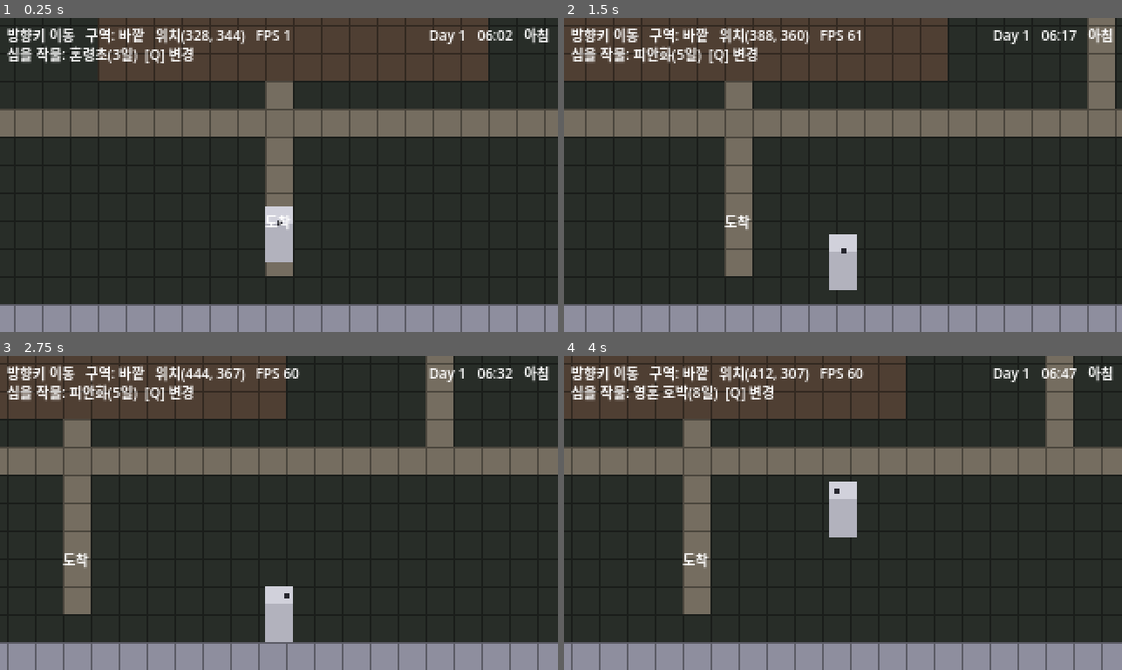
Above: before the commit, frames 1-4 (two rows, left to right).
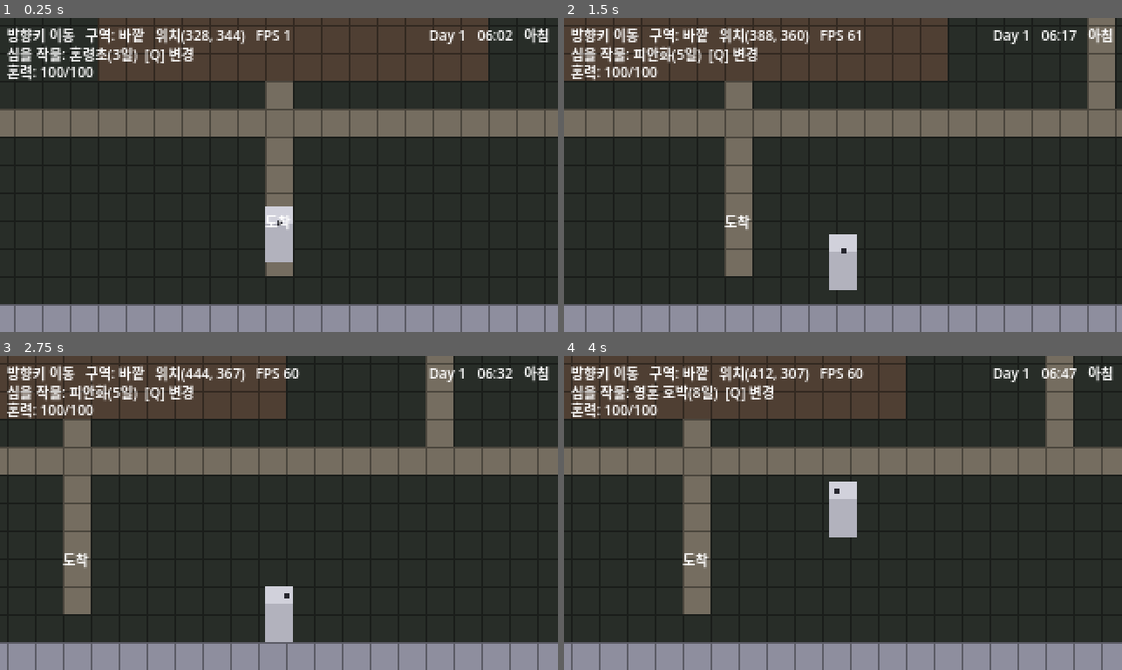
Above: after the commit, the same moments.

Repository: JeffKM/naraka-valley
Game: Godot game, scene res://main.tscn
The game is run twice, just before and just after one commit, with the same random seed, the same clock (stepped at 60 frames per second) and the same inputs.
Inputs:
- Up to frame 1 (0.25 s): no input
- Up to frame 2 (1.5 s): tap Enter (ui_accept) at 0.5, 0.77 s; hold Right (ui_right) 0.53-1.28 s; tap E (interact) at 0.6 s; hold Down (ui_down) from 1.28 s (still down); tap Q (cycle_crop) at 1.35 s
- Up to frame 3 (2.75 s): tap Enter (ui_accept) at 1.52 s; tap E (interact) at 1.55, 2.1 s; release Down (ui_down) at 2.03 s; hold Right (ui_right) from 2.03 s (still down)
- Up to frame 4 (4 s): release Right (ui_right) at 2.78 s; hold Up (ui_up) 2.78-3.53 s; tap E (interact) at 2.85, 3.8 s; tap Enter (ui_accept) at 3.02, 3.77 s; hold Left (ui_left) from 3.53 s (still down); tap Q (cycle_crop) at 3.6 s

The runs differ from the first frame. In frame 1, 0.3% of the frame differs, in the area x 1-17%, y 14-20%; in frame 2, 0.3%; in frame 3, 0.3%; in frame 4, 0.3%.

Commit message:
✨ feat: T2.4 혼력(에너지) 행동당 소모 + 취침 회복 — 농사 루프에 자원 압박
밭 행동마다 혼력이 줄고, 바닥나면 행동이 막히며, 취침하면 가득 찬다
(ADR-0001 그레이박스, CONTEXT '혼력').

- energy.gd(SoulEnergy 노드): 혼력이라는 단일 책임 + changed/depleted 시그널.
  clock.gd·field.gd와 같은 결. 상태는 정수 current 하나라 T2.5 세이브에 그대로 직렬화.
- 소모: 행동 한 번당 COST_PER_ACTION(10) 고정. CONTEXT대로 단순 규칙 시작, 밸런싱은 후속.
- 막힘: MAX(100)가 COST 배수 → 딱 10회 행동 후 정확히 0 → can_act() false로
  main이 interact 차단(음수 방지). 안내가 '혼력 부족 — 집에서 취침'으로 전환.
- 회복: GameClock.day_advanced → refill(). 작물 성장(advance_day)과 같은 훅에 디커플링.
- HUD: 좌상단 '혼력 NN/100', 바닥 시 '지쳤다(취침 필요)'.

헤드리스 단위검증(가득→0→막힘·음수방지→회복, depleted 1회, changed 카운트)
+ 통합 빌드 임포트 에러·경고 0 통과.

Co-Authored-By: Claude Opus 4.8 (1M context) <noreply@anthropic.com>

Diff:
--- /dev/null
+++ b/game/energy.gd
@@ -0,0 +1,46 @@
+extends Node
+class_name SoulEnergy
+# T2.4 — 혼력(에너지): 행동당 소모 + 취침 회복.
+#
+# 목적: "행동 시 혼력이 줄고, 0이면 행동이 막히며, 취침하면 가득 찬다"를
+#       회색 UI만으로 검증한다(ADR-0001 그레이박스, CONTEXT '혼력').
+#
+# 설계 메모:
+#   - clock.gd(GameClock)·field.gd(FarmField)와 같은 결: 이 노드는 "혼력"이라는
+#     단일 책임만 가진다. 화면 표시(HUD)·소모 트리거(밭 상호작용)·회복 트리거
+#     (취침)는 main.gd가 맡고, 여기서는 상태(현재 혼력)와 시그널만 제공한다.
+#   - 회복 트리거: GameClock.day_advanced에 main이 refill()을 연결한다(시그널
+#     디커플링). 작물 성장(T2.3 advance_day)과 같은 훅에 나란히 붙는다.
+#   - CONTEXT '혼력'대로 첫 슬라이스는 "행동당 고정 소모"라는 단순 규칙으로 시작한다.
+#     어느 행동이 얼마를 쓰는지(또는 무료인지)의 차등·밸런싱은 후속(T4.3).
+#     MAX는 COST의 배수(100 = 10×10)라, 딱 10번 행동하면 정확히 0이 되어 막힌다
+#     ("0이면 행동이 막힌다"는 완료기준이 깔끔히 성립).
+#   - T2.5 세이브/로드 — 상태가 정수 current 하나뿐이라 그대로 직렬화된다.
+
+signal changed(current: int, maximum: int)  # 혼력이 바뀐 프레임(main이 HUD 갱신)
+signal depleted()                            # 한 동작 비용도 못 낼 만큼 바닥남(향후 연출 훅)
+
+const MAX := 100             # 가득 찬 혼력(하루 시작값)
+const COST_PER_ACTION := 10  # 행동 한 번당 고정 소모(그레이박스 기준값, 밸런싱 후속)
+
+var current: int = MAX
+
+# 한 동작을 수행할 여력이 있는가(= 비용을 낼 수 있는가). false면 main이 행동을 막는다.
+func can_act() -> bool:
+	return current >= COST_PER_ACTION
+
+# 한 동작분 혼력을 쓴다. 여력이 없으면 아무것도 하지 않고 false(음수 방지).
+# 성공 시 changed를, 그 결과 바닥나면 depleted를 발화한다.
+func spend() -> bool:
+	if not can_act():
+		return false
+	current -= COST_PER_ACTION
+	changed.emit(current, MAX)
+	if not can_act():
+		depleted.emit()
+	return true
+
+# 취침 회복: 혼력을 가득 채운다(GameClock.day_advanced에 연결).
+func refill() -> void:
+	current = MAX
+	changed.emit(current, MAX)
--- a/game/main.gd
+++ b/game/main.gd
@@ -80,6 +80,8 @@
 @onready var interact_prompt: Label = $CanvasLayer/InteractPrompt  # T2.1 [E] 안내
 @onready var farm: FarmField = $FarmField                  # T2.1 밭 칸 상태
 @onready var crop_label: Label = $CanvasLayer/CropLabel    # T2.3 선택 작물 HUD
+@onready var energy: SoulEnergy = $SoulEnergy              # T2.4 혼력
+@onready var energy_label: Label = $CanvasLayer/EnergyLabel  # T2.4 혼력 HUD
 @onready var fade: ColorRect = $CanvasLayer/Fade
 
 var _grid: Array = []  # _grid[y][x] = 타일 id
@@ -270,11 +272,13 @@
 	# 24:00에 도달하면(쓰러짐) 위치에 상관없이 강제 취침시킨다.
 	clock.collapsed.connect(_on_collapsed)
 	# T2.3 취침으로 새 날이 시작되면 작물이 하루치 자란다(물 준 칸만). 시그널 디커플링.
+	# T2.4 같은 훅에 혼력 회복도 나란히 붙는다(취침 시 가득).
 	clock.day_advanced.connect(_on_day_advanced)
 
-# 새 날 시작 → 밭 전체 하루 경과 처리(물 준 칸 성장 +1, 흙 마름).
+# 새 날 시작 → 밭 전체 하루 경과 처리(물 준 칸 성장 +1, 흙 마름) + 혼력 가득 회복.
 func _on_day_advanced(_day: int) -> void:
 	farm.advance_day()
+	energy.refill()
 
 # T2.3 선택 작물을 카탈로그 순서(빠른 성장 순)대로 다음 것으로 순환.
 func _cycle_crop() -> void:
@@ -321,12 +325,14 @@
 
 	# T2.1/T2.3 밭 상호작용: 바라보는 앞 칸을 대상으로, E 한 키가 다음 단계를
 	# 수행한다(괭이질→심기→물주기→…자람…→수확). 심기엔 현재 선택 작물을 넘긴다.
+	# T2.4 행동 한 번마다 혼력을 쓴다. 혼력이 바닥나면(can_act false) 행동이 막힌다.
 	_update_target()
 	if not _sleeping and _target_valid and Input.is_action_just_pressed("interact"):
-		var did := farm.interact(_target, _selected_crop)
-		# (did != "" 이면 한 동작이 일어남. T2.4에서 여기에 혼력 소모가 붙는다.)
-		if did != "":
-			queue_redraw()  # 새 상태가 바로 보이도록
+		var action := farm.next_action(_target)
+		if action != "" and energy.can_act():
+			farm.interact(_target, _selected_crop)  # action != "" 이므로 반드시 수행됨
+			energy.spend()                           # 한 동작당 혼력 소모
+			queue_redraw()                           # 새 상태가 바로 보이도록
 
 	var p := player.global_position
 	readout.text = "방향키 이동   구역: %s   위치(%d, %d)   FPS %d" % [
@@ -337,13 +343,18 @@
 	crop_label.text = "심을 작물: %s(%d일)  [Q] 변경" % [
 		CropCatalog.name_of(_selected_crop), CropCatalog.growth_days(_selected_crop)
 	]
+	# T2.4 혼력 HUD: 현재/최대. 바닥나면 취침 안내를 덧붙여 막힌 이유를 알린다.
+	energy_label.text = "혼력: %d/%d%s" % [
+		energy.current, SoulEnergy.MAX, "  지쳤다(취침 필요)" if not energy.can_act() else ""
+	]
 	# 집 안에서만 취침 안내를 띄운다(연출 중엔 숨김).
 	sleep_prompt.visible = _can_sleep()
 	# 밭 칸을 바라볼 때만 [E] 안내(다음 동작 이름). 다 키운(물준) 칸이면 숨김.
+	# T2.4 혼력이 바닥나면 동작 대신 막힌 이유를 안내한다.
 	var action := farm.next_action(_target) if _target_valid else ""
 	interact_prompt.visible = not _sleeping and _target_valid and action != ""
 	if interact_prompt.visible:
-		interact_prompt.text = "[E] %s" % action
+		interact_prompt.text = "[E] %s" % action if energy.can_act() else "혼력 부족 — 집에서 취침"
 
 # ── T2.1 상호작용 대상 칸 / 시각화 ────────────────────────────────────────
 # 플레이어 발 타일에서 바라보는 방향으로 한 칸 앞을 대상으로 삼는다.
--- a/game/main.tscn
+++ b/game/main.tscn
@@ -1,9 +1,10 @@
-[gd_scene load_steps=5 format=3]
+[gd_scene load_steps=6 format=3]
 
 [ext_resource type="Script" path="res://main.gd" id="1"]
 [ext_resource type="PackedScene" path="res://player.tscn" id="2"]
 [ext_resource type="Script" path="res://clock.gd" id="3"]
 [ext_resource type="Script" path="res://field.gd" id="4"]
+[ext_resource type="Script" path="res://energy.gd" id="5"]
 
 [node name="Main" type="Node2D"]
 script = ExtResource("1")
@@ -17,6 +18,9 @@
 
 [node name="FarmField" type="Node" parent="."]
 script = ExtResource("4")
+
+[node name="SoulEnergy" type="Node" parent="."]
+script = ExtResource("5")
 
 [node name="Player" parent="." instance=ExtResource("2")]
 position = Vector2(328, 344)
@@ -68,6 +72,14 @@
 theme_override_font_sizes/font_size = 8
 text = "..."
 
+[node name="EnergyLabel" type="Label" parent="CanvasLayer"]
+offset_left = 4.0
+offset_top = 24.0
+offset_right = 200.0
+offset_bottom = 36.0
+theme_override_font_sizes/font_size = 8
+text = "..."
+
 [node name="Fade" type="ColorRect" parent="CanvasLayer"]
 modulate = Color(1, 1, 1, 0)
 anchor_right = 1.0
Not shown, added: game/energy.gd.uid
Not shown, changed: ROADMAP.md
Not shown, changed: game/README.md
